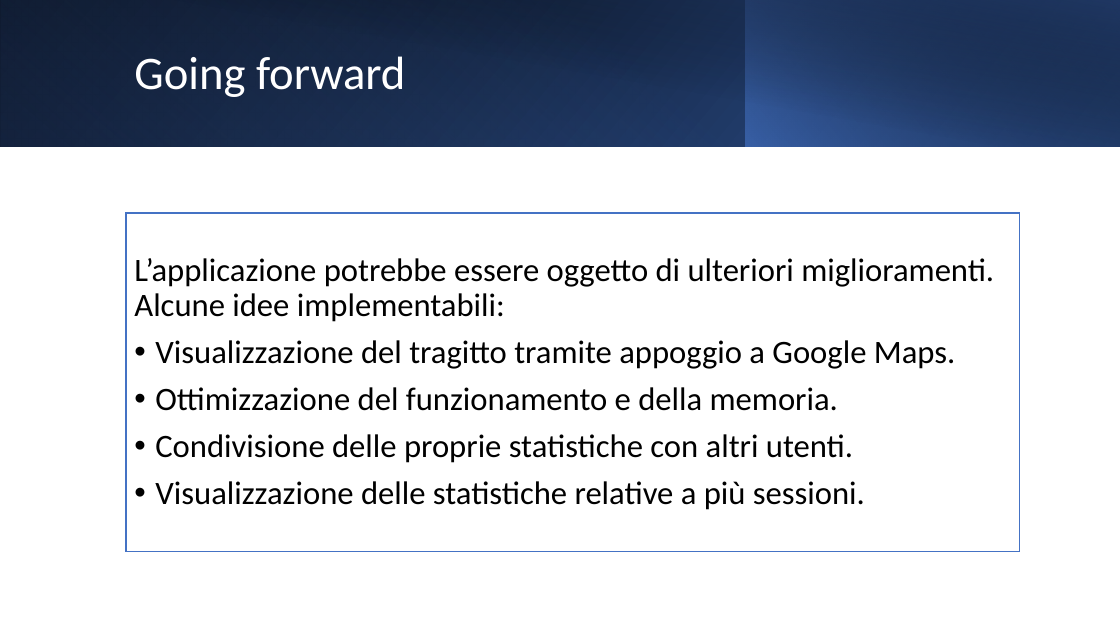
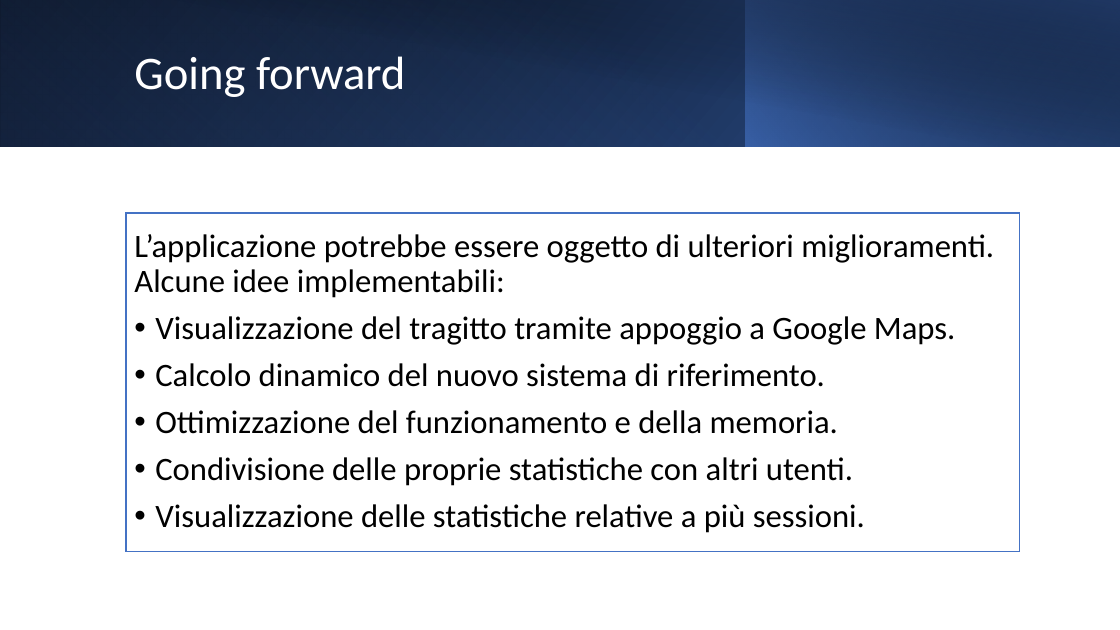
Before and after one commit to Alby-C/MA-IoT, a slide deck: slide 17 of BikeActivity.pptx. Drawn at 1120x630 pixels with LibreOffice and Linux fonts; fonts in the diff are those of the drawing. Boxes give left, top, right and bottom in pixels: in the first picture for what was removed or moved away, otherwise in the second. Text is boxed around its words. In the diff, an @@ line names an element or a change of style, - is before the commit and + after.

```diff
--- a/BikeActivity.pptx
+++ b/BikeActivity.pptx
@@ text at (x1=155, y1=363, x2=825, y2=387): paragraph added @@
+• Calcolo dinamico del nuovo sistema di riferimento.
```
Also in this commit, not shown: 1 other slide changed.
